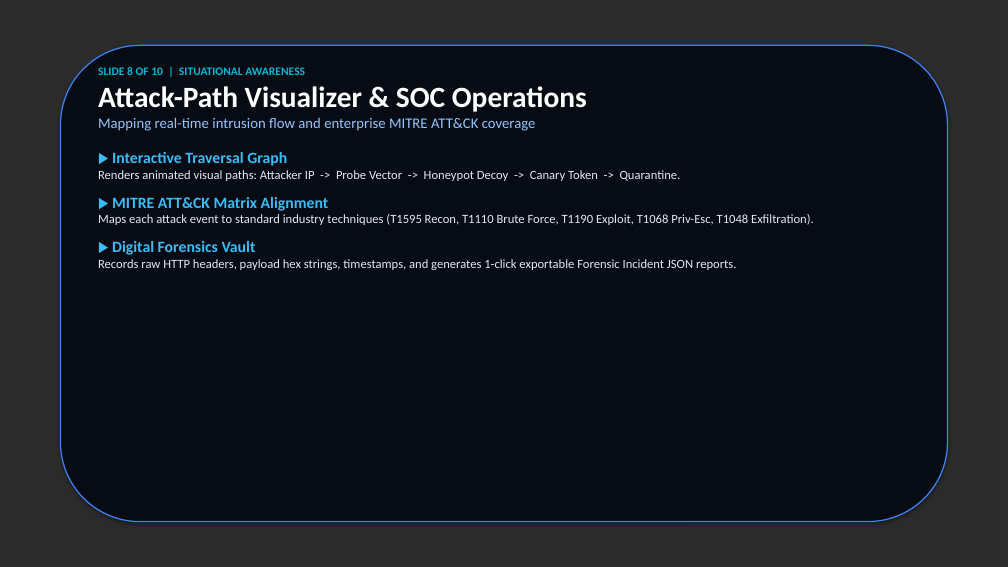
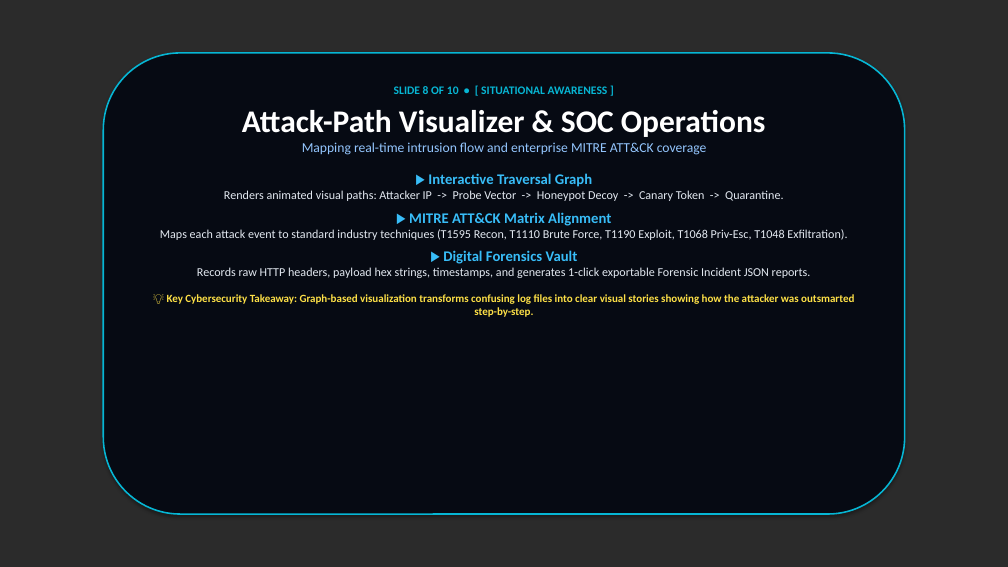
Before and after one commit to kushal-naga-sai-balaji/CyberShield, a slide deck: slide 8 of frontend/public/CyberShield_Presentation.pptx. Drawn at 1008x567 pixels with LibreOffice and Linux fonts; fonts in the diff are those of the drawing; background and template pictures are left out; a plain dark background stands for a picture behind light text. Boxes give left, top, right and bottom in pixels: in the first picture for what was removed or moved away, otherwise in the second. Text is boxed around its words. In the diff, an @@ line names an element or a change of style, - is before the commit and + after.

Commit message:
Update PowerPoint and Slide Viewer with centered symmetrical card layout over background images

```diff
--- a/frontend/public/CyberShield_Presentation.pptx
+++ b/frontend/public/CyberShield_Presentation.pptx
@@ rounded rectangle: place and size @@
-rounded rectangle at (60, 45, 948, 522)
+rounded rectangle at (104, 53, 905, 514)
@@ rounded rectangle at (104, 53, 905, 514): fill #070B14 to #060A13; outline #3B82F6 1.2 pt to #06B6D4 1.5 pt @@
@@ text "SLIDE 8 OF 10 • ...": place and size @@
-text "SLIDE 8 OF 10 • ..." at (98, 67, 814, 270)
+text "SLIDE 8 OF 10 • ..." at (160, 86, 854, 317)
@@ text at (394, 86, 608, 94): text changed @@
-SLIDE 8 OF 10 | SITUATIONAL AWARENESS
+SLIDE 8 OF 10 • [ SITUATIONAL AWARENESS ]
@@ text at (160, 110, 847, 278): size 28 to 30 pt in "Attack-Path Visualizer & SOC Operations"; size 14 to 13 pt in "Mapping real-time intrusion flow and enterprise MITRE ..."; size 15 to 14 pt in "▶ Interactive Traversal Graph", "▶ MITRE ATT&CK Matrix Alignment", "▶ Digital Forensics Vault"; size 12 to 11.5 pt in "Renders animated visual paths: Attacker IP -> ...", "Maps each attack event to standard industry ...", "Records raw HTTP headers, payload hex strings, ..."; alignment left to centre; more space between paragraphs; less space between paragraphs @@
@@ text at (167, 294, 854, 317): paragraph added @@
+💡 Key Cybersecurity Takeaway: Graph-based visualization transforms confusing log files into clear visual stories showing how the attacker was outsmarted step-by-step.
```
Also in this commit, not shown: 8 other slides changed, 1 slide added, 1 slide removed, 3 other files.
